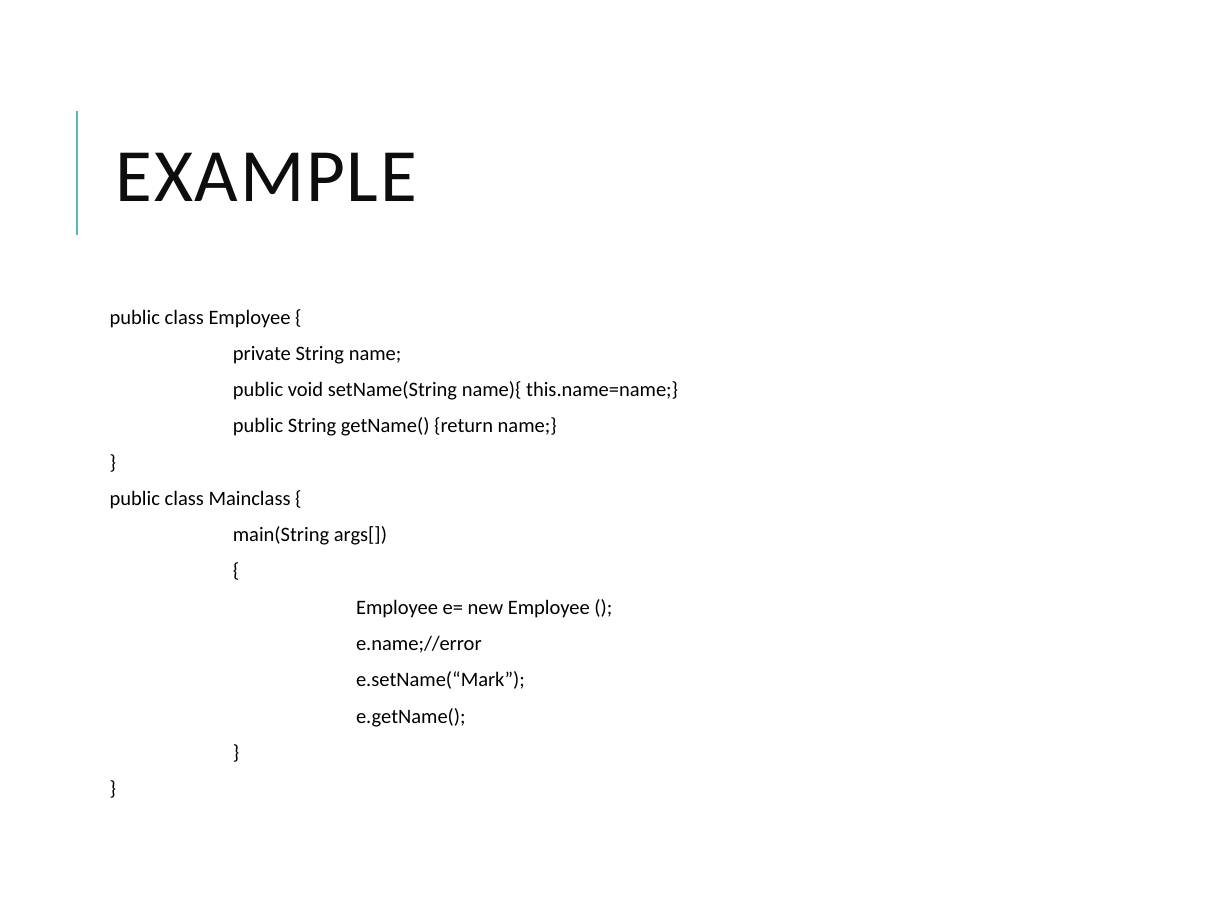
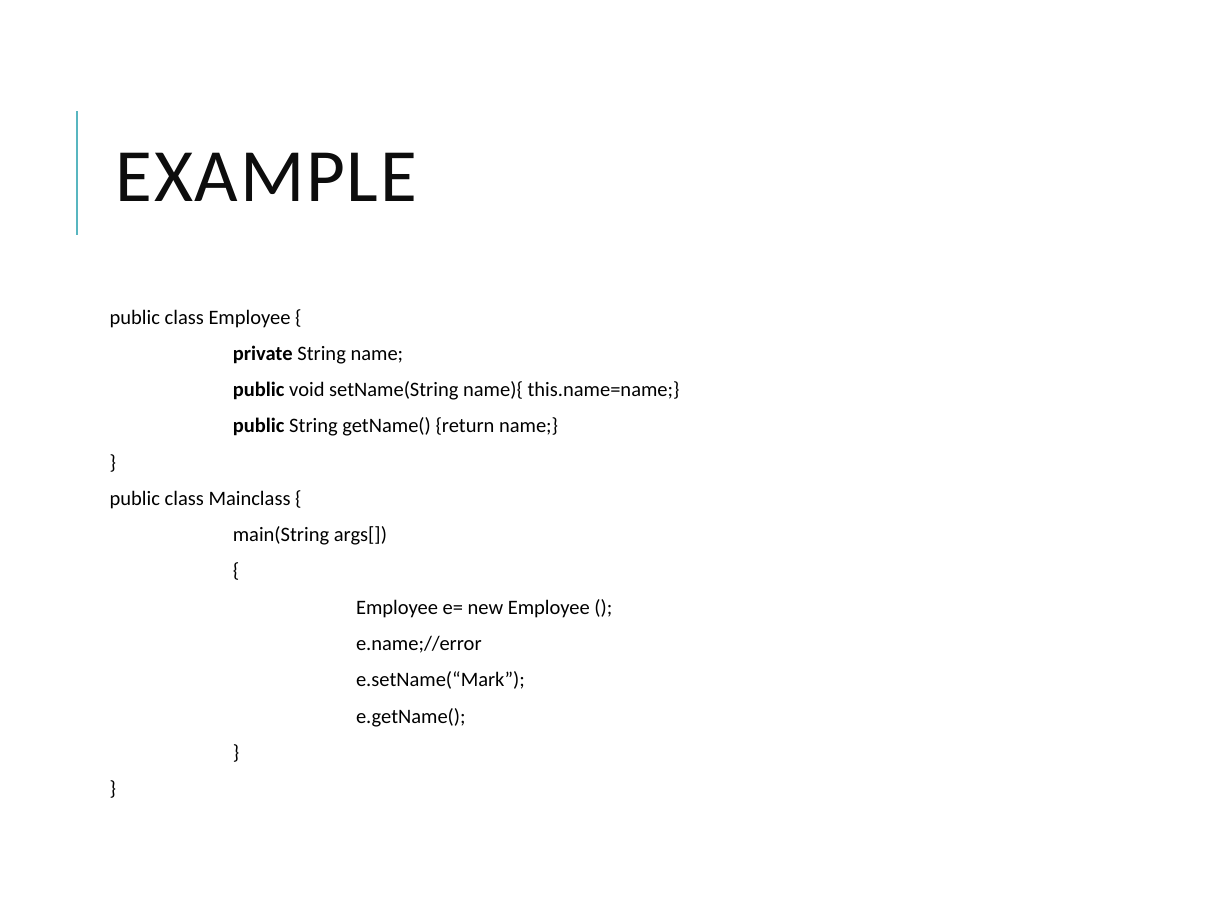
Before and after one commit to yetanothermasterylearning/Core-Java, a slide deck: slide 16 of Object oriented Programming/Presentation/Object oriented Programming.pptx. Drawn at 1232x924 pixels with LibreOffice and Linux fonts; fonts in the diff are those of the drawing. Boxes give left, top, right and bottom in pixels: in the first picture for what was removed or moved away, otherwise in the second. Text is boxed around its words. In the diff, an @@ line names an element or a change of style, - is before the commit and + after.

```diff
--- a/Object oriented Programming/Presentation/Object oriented Programming.pptx
+++ b/Object oriented Programming/Presentation/Object oriented Programming.pptx
@@ text at (233, 345, 680, 436): bold on in "private", "public", "public" @@
```
Also in this commit, not shown: 1 other slide changed, 7 other files.
